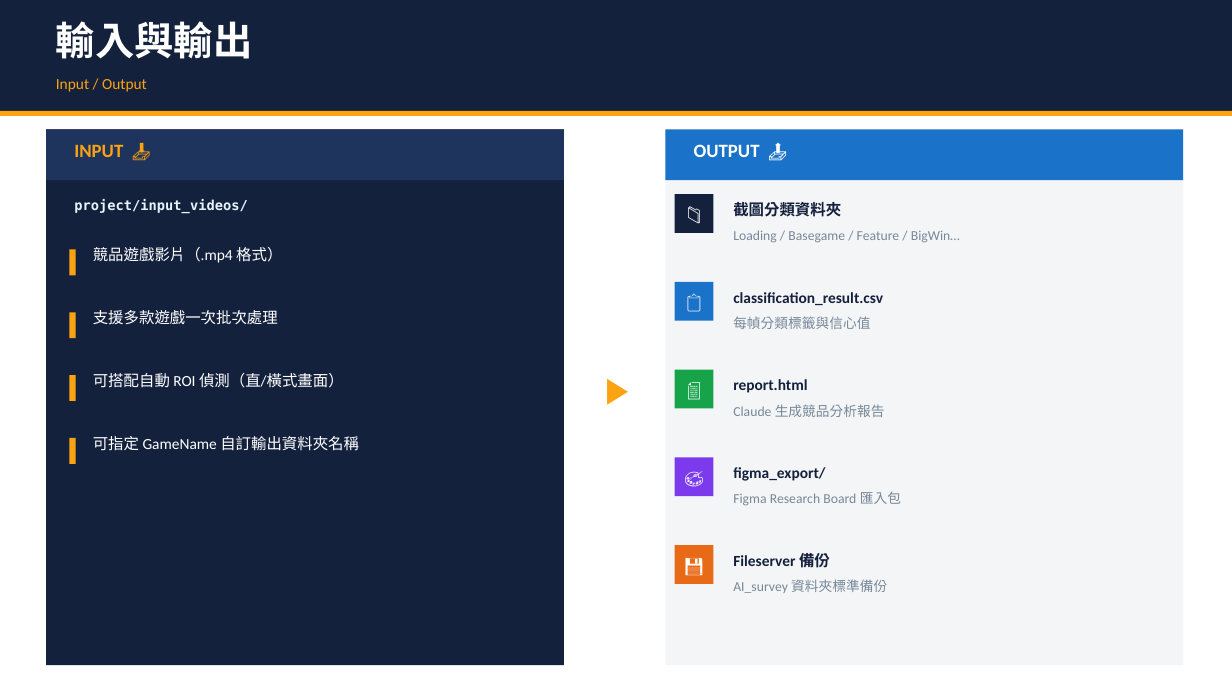
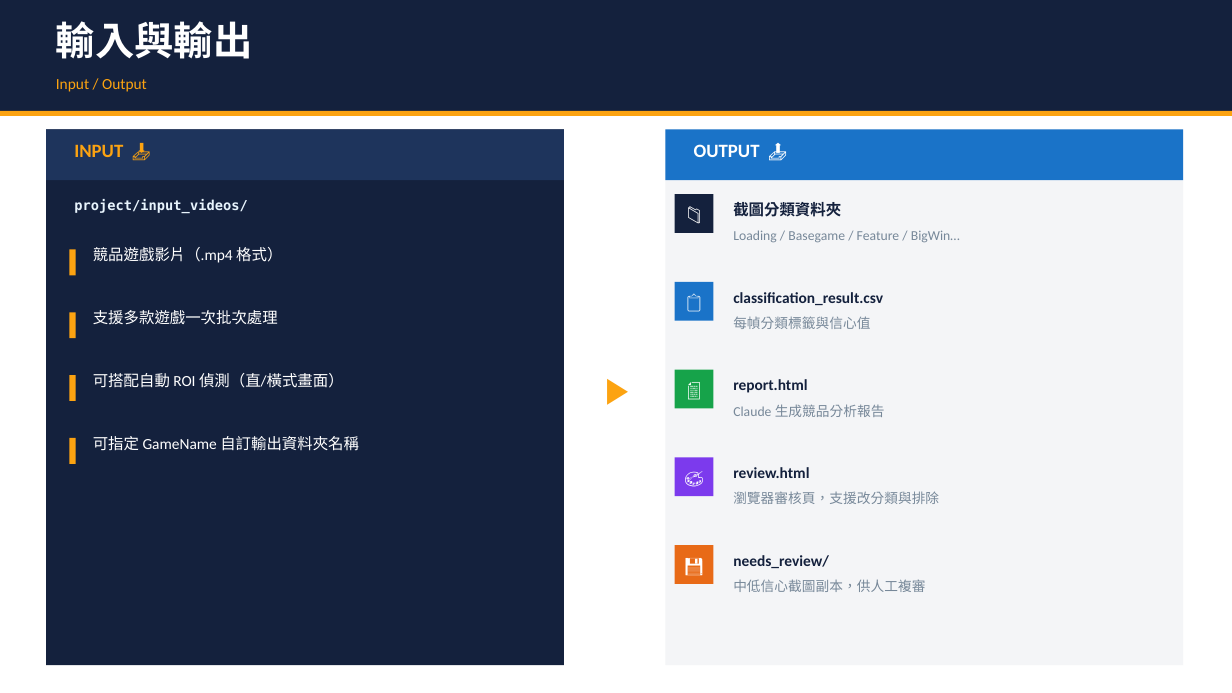
Before and after one commit to Ashley860511/slot-classifier, a slide deck: slide 3 of docs/slot_classifier_share.pptx. Drawn at 1232x693 pixels with LibreOffice and Linux fonts; fonts in the diff are those of the drawing. Boxes give left, top, right and bottom in pixels: in the first picture for what was removed or moved away, otherwise in the second. Text is boxed around its words. In the diff, an @@ line names an element or a change of style, - is before the commit and + after.

```diff
--- a/docs/slot_classifier_share.pptx
+++ b/docs/slot_classifier_share.pptx
@@ text at box(733, 467, 809, 478): text changed @@
-figma_export/
+review.html
@@ text at box(733, 491, 939, 504): text changed @@
-Figma Research Board 匯入包
+瀏覽器審核頁，支援改分類與排除
@@ text at box(733, 555, 829, 568): text changed @@
-Fileserver 備份
+needs_review/
@@ text at box(733, 579, 925, 592): text changed @@
-AI_survey 資料夾標準備份
+中低信心截圖副本，供人工複審
```
Also in this commit, not shown: 10 other slides changed, 1 slide added, 1 slide removed.
